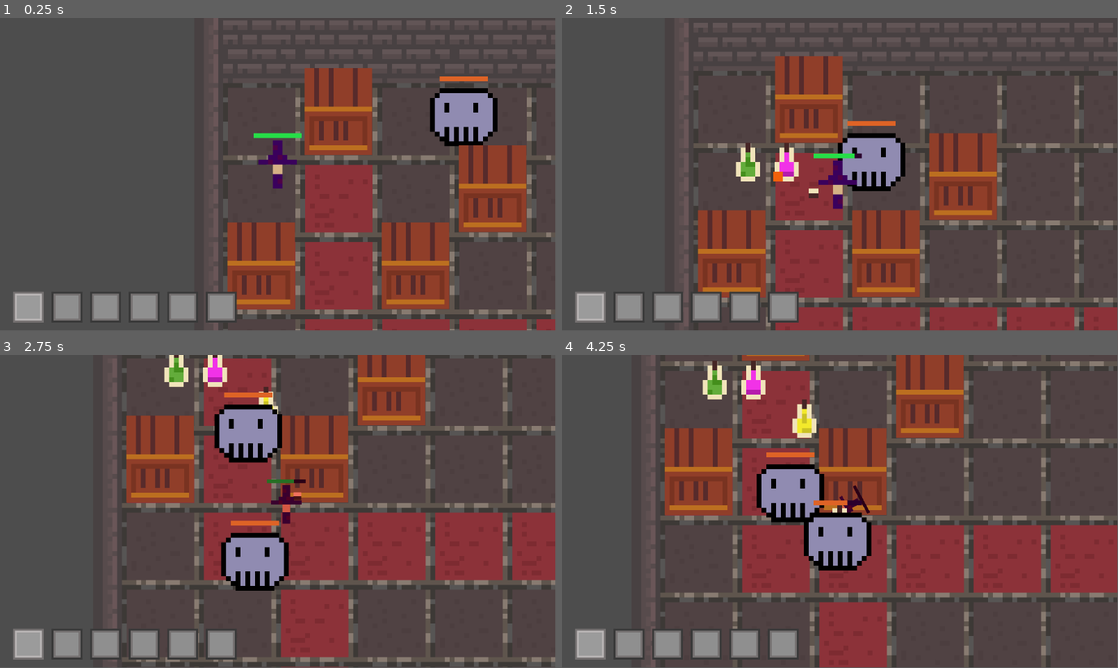
Above: before the commit, frames 1-4 (two rows, left to right).
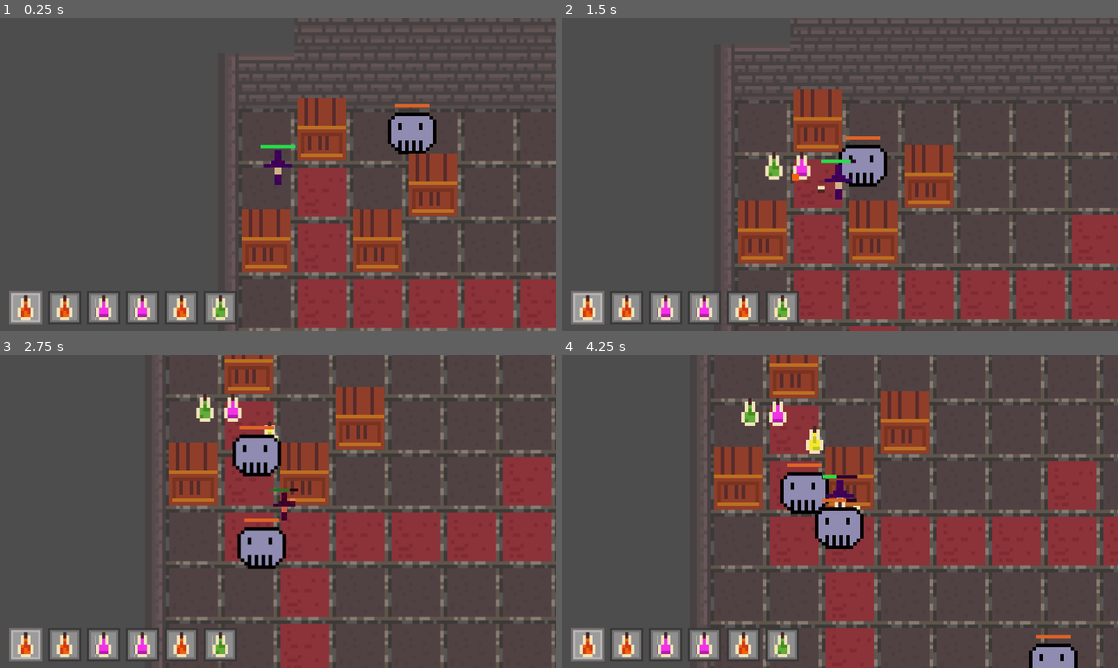
Above: after the commit, the same moments.

Repository: chluebi/ludum-dare-58
Game: Godot game, scene res://main.tscn
Two runs of this game, one before a commit and one after it. Both use one fixed random seed, a clock stepped at 60 frames per second and the inputs below.
Inputs (mouse positions are in pixels of both pictures, inside the frame that each line leads up to):
- Up to frame 1 (0.25 s): no input
- Up to frame 2 (1.5 s): tap Enter (ui_accept) at 0.5, 0.77 s; move the mouse to (962, 158) at 0.52 s; press the mouse at (962, 158) at 0.53 s; hold D (move_right) 0.53-1.28 s; move the mouse to (728, 190) at 1.27 s; release the mouse at (728, 190) at 1.28 s; hold S (move_down) from 1.28 s (still down); click (728, 190) at 1.35 s
- Up to frame 3 (2.75 s): tap Enter (ui_accept) at 1.52 s; move the mouse to (333, 442) at 2.02 s; release S (move_down) at 2.03 s; press the mouse at (333, 442) at 2.03 s; hold D (move_right) from 2.03 s (still down)
- Up to frame 4 (4.25 s): move the mouse to (812, 574) at 2.77 s; release D (move_right) at 2.78 s; release the mouse at (812, 574) at 2.78 s; hold W (move_up) 2.78-3.53 s; click (812, 574) at 2.85 s; tap Enter (ui_accept) at 3.02, 3.77 s; move the mouse to (1006, 558) at 3.52 s; press the mouse at (1006, 558) at 3.53 s; hold A (move_left) from 3.53 s (still down)
The window is 799x449 before the commit and 800x450 after it. Grey fills any space a smaller window leaves; there, only what the larger window draws over its background counts as a difference.

The runs differ from the first frame. In frame 1, 30% of the frame differs, in the area x 1-100%, y 0-100%; in frame 2, 32%; in frame 3, 30%; in frame 4, 34%.

Commit message:
potions in slots

Diff:
--- a/hud.tscn
+++ b/hud.tscn
@@ -8,13 +8,13 @@
 script = ExtResource("1_8sq4i")
 
 [node name="MarginContainer" type="MarginContainer" parent="Hotbar"]
-offset_left = 59.0
-offset_top = 300.0
-offset_right = 427.0
-offset_bottom = 600.0
+offset_left = 74.0
+offset_top = 533.0
+offset_right = 442.0
+offset_bottom = 833.0
 size_flags_horizontal = 3
 theme_override_constants/margin_top = 300
 
 [node name="SlotContainer" type="HBoxContainer" parent="Hotbar/MarginContainer"]
 layout_mode = 2
-theme_override_constants/separation = 80
+theme_override_constants/separation = 112
--- a/project.godot
+++ b/project.godot
@@ -14,6 +14,11 @@
 run/main_scene="uid://bpype5vdrgnek"
 config/features=PackedStringArray("4.5", "Forward Plus")
 config/icon="res://icon.svg"
+
+[display]
+
+window/size/viewport_width=1600
+window/size/viewport_height=900
 
 [global_group]
 
--- a/slot.gd
+++ b/slot.gd
@@ -1,8 +1,17 @@
 extends Control
 
 var slot_index := 0
+const POTION_SCENE = preload("res://potion.tscn")
 
 @onready var selector: AnimatedSprite2D = $Selector # Assuming $Selector is the path to your AnimatedSprite2D
+@onready var potion := POTION_SCENE.instantiate()
+
+func _ready() -> void:
+	add_child(potion)
+	potion.position = position
+	potion.set_potion_type(randi_range(0, 6))
+
+	potion.scale = Vector2(0.9, 0.9)
 
 func select_slot():
 	selector.show()
--- a/slot.tscn
+++ b/slot.tscn
@@ -31,5 +31,5 @@
 script = ExtResource("3_hiqfk")
 
 [node name="Selector" type="AnimatedSprite2D" parent="."]
-scale = Vector2(4, 4)
+scale = Vector2(6, 6)
 sprite_frames = SubResource("SpriteFrames_1xsix")
Not shown: 1 places in main.tscn that only renumber resources
